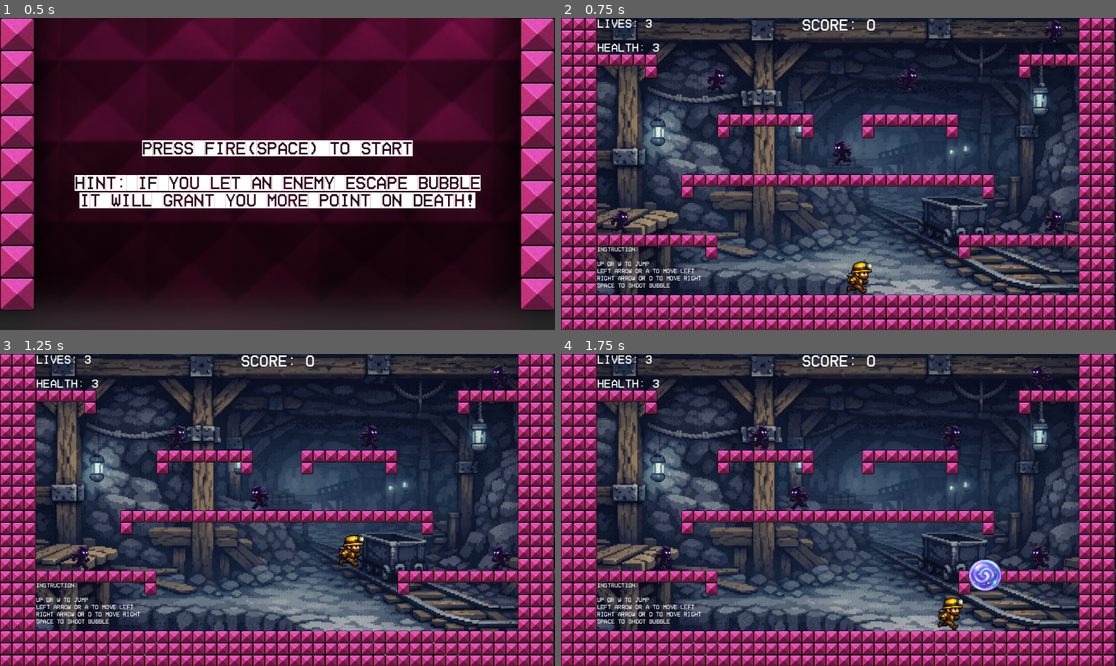
Above: before the commit, frames 1-4 (two rows, left to right).
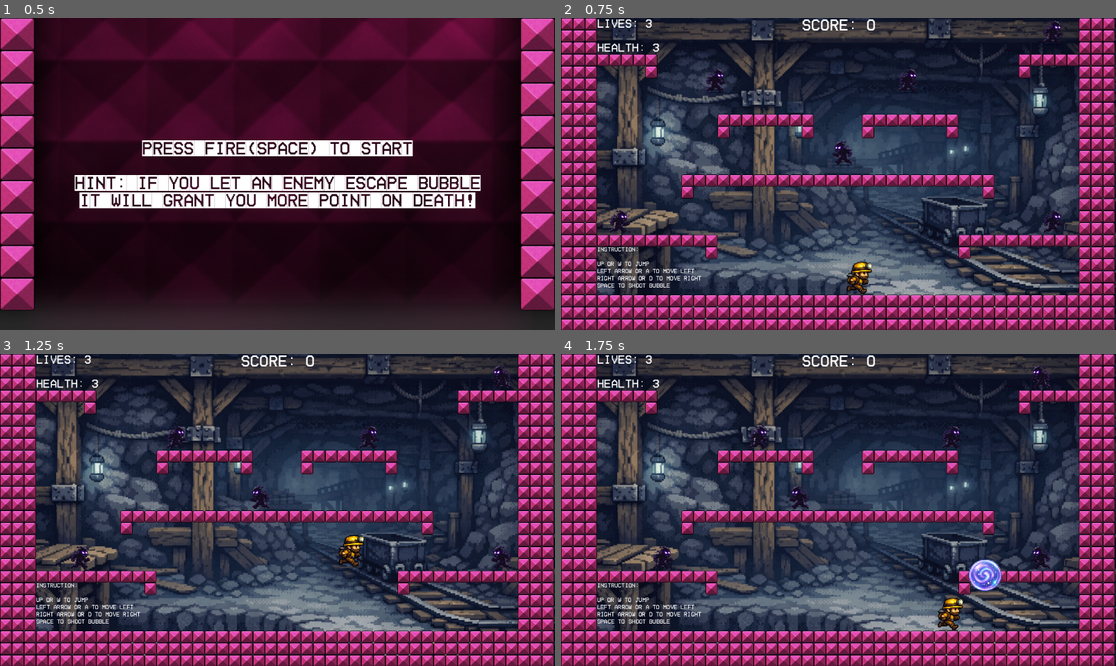
Above: after the commit, the same moments.

Repository: Zhaojun-Li/assignment-05
Game: Godot game, scene res://scenes/main/Main.tscn
The game is run twice, just before and just after one commit, with the same random seed, the same clock (stepped at 60 frames per second) and the same inputs.
Inputs:
- Up to frame 1 (0.5 s): no input
- Up to frame 2 (0.75 s): tap Enter at 0.5 s; hold D (move_right) from 0.53 s (still down); tap Space (fire) at 0.6 s
- Up to frame 3 (1.25 s): keep holding D (move_right); tap W (jump) at 0.77, 0.8, 1.07 s
- Up to frame 4 (1.75 s): keep holding D (move_right); tap W (jump) at 1.35, 1.52 s; tap Space (fire) at 1.55 s

Frame 1 is identical in both runs. In frame 2, 0.3% of the frame differs, in the area x 8-91%, y 0-70%; in frame 3, 0.3%; in frame 4, 0.3%, in the area x 16-89%, y 3-70%.

Commit message:
Changed audio

Diff:
--- a/scenes/entities/enemies/Enemy.tscn
+++ b/scenes/entities/enemies/Enemy.tscn
@@ -30,7 +30,7 @@
 size = Vector2(17.00405, 14.305365)
 
 [sub_resource type="RectangleShape2D" id="RectangleShape2D_y8k2k"]
-size = Vector2(15.498154, 13.419355)
+size = Vector2(16.974169, 14.451612)
 
 [node name="Enemy" type="CharacterBody2D" groups=["enemies"]]
 script = ExtResource("1_84gbo")
@@ -39,7 +39,7 @@
 scale = Vector2(0.2, 0.2)
 sprite_frames = SubResource("SpriteFrames_7tehq")
 animation = &"run"
-frame_progress = 0.8096265
+frame_progress = 0.24623698
 
 [node name="CollisionShape2D" type="CollisionShape2D" parent="."]
 position = Vector2(1.0000002, 1.1920929e-07)
@@ -52,6 +52,6 @@
 [node name="HurtBox" type="Area2D" parent="."]
 
 [node name="CollisionShape2D" type="CollisionShape2D" parent="HurtBox"]
-position = Vector2(0.9999995, 4.7683716e-07)
+position = Vector2(1.0000001, 4.7683716e-07)
 scale = Vector2(2.71, 3.875)
 shape = SubResource("RectangleShape2D_y8k2k")
--- a/scenes/world/Level01.tscn
+++ b/scenes/world/Level01.tscn
@@ -6,12 +6,12 @@
 [ext_resource type="Texture2D" uid="uid://bsb3c0cr4om36" path="res://assets_ai/raw/bg_mine.png" id="3_pxsja"]
 [ext_resource type="PackedScene" uid="uid://bd1axdp1rr0n1" path="res://scenes/world/HUD.tscn" id="4_3ptoi"]
 [ext_resource type="PackedScene" uid="uid://dh46s7d36lyq6" path="res://scenes/entities/enemies/Enemy.tscn" id="4_g1m17"]
-[ext_resource type="AudioStream" uid="uid://u6u0pp66yyn7" path="res://assets/audio/music_theme.ogg" id="6_r2d0q"]
-[ext_resource type="AudioStream" uid="uid://cso7tnyixqile" path="res://assets/audio/sfx_fire.ogg" id="7_vxbvq"]
-[ext_resource type="AudioStream" uid="uid://b5rt21n5trovu" path="res://assets/audio/sfx_jump.ogg" id="8_mxyov"]
-[ext_resource type="AudioStream" uid="uid://bufjecj81lk6v" path="res://assets/audio/sfx_pop.ogg" id="9_pxsja"]
+[ext_resource type="AudioStream" uid="uid://blylli4dm8ho6" path="res://assets_ai/processed/bgm_spooky_mine_loop.ogg" id="8_pxsja"]
+[ext_resource type="AudioStream" uid="uid://bm20gm81me8ja" path="res://assets_ai/processed/sfx_shoot_bubble.ogg" id="9_pxsja"]
+[ext_resource type="AudioStream" uid="uid://bife0pqb4i2br" path="res://assets_ai/processed/sfx_jump_grunt.ogg" id="10_yomtd"]
+[ext_resource type="AudioStream" uid="uid://lw5ord77ll7f" path="res://assets_ai/processed/sfx_bubble_pop.ogg" id="11_c075x"]
 [ext_resource type="FontFile" uid="uid://b7cvkwgvxaixh" path="res://assets/fonts/home-video-font/HomeVideo-BLG6G.ttf" id="11_mxyov"]
-[ext_resource type="AudioStream" uid="uid://omimmak7e4oq" path="res://assets/audio/sfx_ouch.ogg" id="12_pxsja"]
+[ext_resource type="AudioStream" uid="uid://cdf8l3ex7k4ml" path="res://assets_ai/processed/sfx_hurt_ouch.ogg" id="12_20pb6"]
 
 [sub_resource type="TileSetAtlasSource" id="TileSetAtlasSource_g1m17"]
 texture = ExtResource("1_pgnbf")
@@ -69,16 +69,16 @@
 [node name="HUD" parent="." instance=ExtResource("4_3ptoi")]
 
 [node name="Music" type="AudioStreamPlayer2D" parent="."]
-stream = ExtResource("6_r2d0q")
+stream = ExtResource("8_pxsja")
 
 [node name="SFXFire" type="AudioStreamPlayer2D" parent="."]
-stream = ExtResource("7_vxbvq")
+stream = ExtResource("9_pxsja")
 
 [node name="SFXJump" type="AudioStreamPlayer2D" parent="."]
-stream = ExtResource("8_mxyov")
+stream = ExtResource("10_yomtd")
 
 [node name="SFXPop" type="AudioStreamPlayer2D" parent="."]
-stream = ExtResource("9_pxsja")
+stream = ExtResource("11_c075x")
 
 [node name="SFXOuch" type="AudioStreamPlayer2D" parent="."]
-stream = ExtResource("12_pxsja")
+stream = ExtResource("12_20pb6")
Not shown, changed: assets_ai/processed/sfx_bubble_pop.ogg
Not shown, changed: assets_ai/processed/sfx_hurt_ouch.ogg
Not shown, changed: assets_ai/processed/sfx_jump_grunt.ogg
Not shown, changed: assets_ai/processed/sfx_shoot_bubble.ogg
